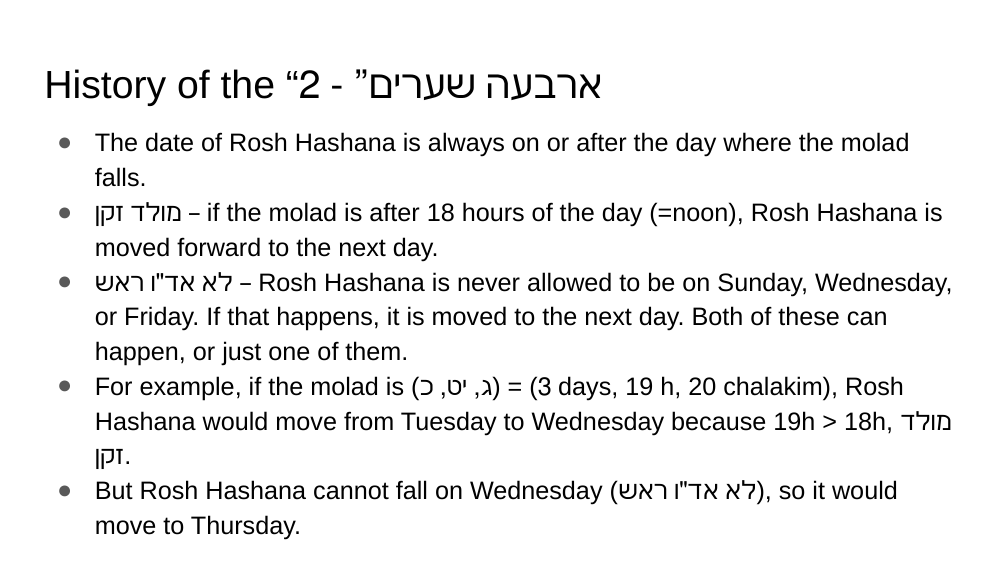
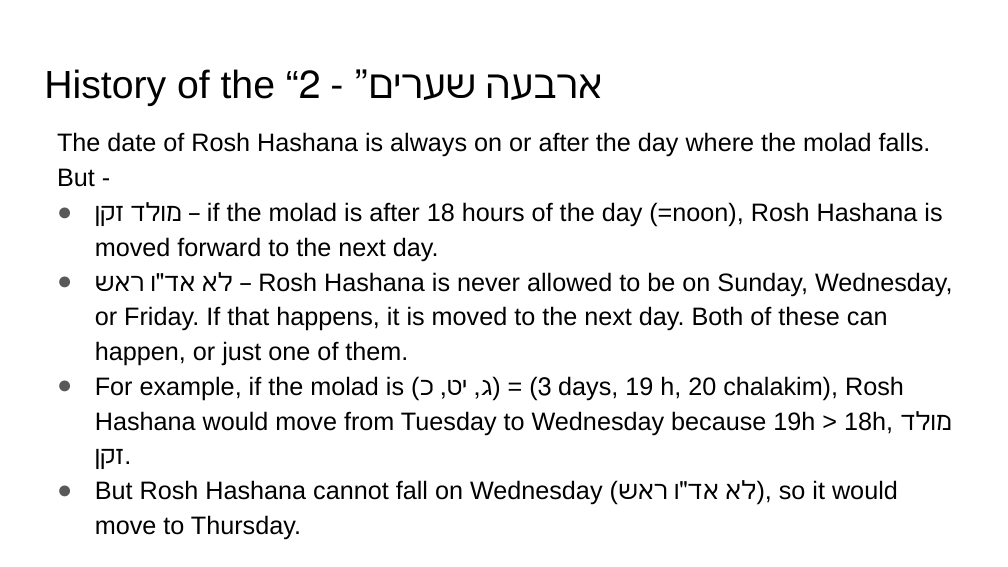
Before and after one commit to MichoelR/Keviyus, a slide deck: slide 4 of FourGates/FourGates.pptx. Drawn at 1008x567 pixels with LibreOffice and Linux fonts; fonts in the diff are those of the drawing. Boxes give left, top, right and bottom in pixels: in the first picture for what was removed or moved away, otherwise in the second. Text is boxed around its words. In the diff, an @@ line names an element or a change of style, - is before the commit and + after.

```diff
--- a/FourGates/FourGates.pptx
+++ b/FourGates/FourGates.pptx
@@ text at <box>57,132,931,187</box>: text changed @@
-● The date of Rosh Hashana is always on or after the day where the molad falls.
+The date of Rosh Hashana is always on or after the day where the molad falls. But -
```
Also in this commit, not shown: 24 other slides changed.
